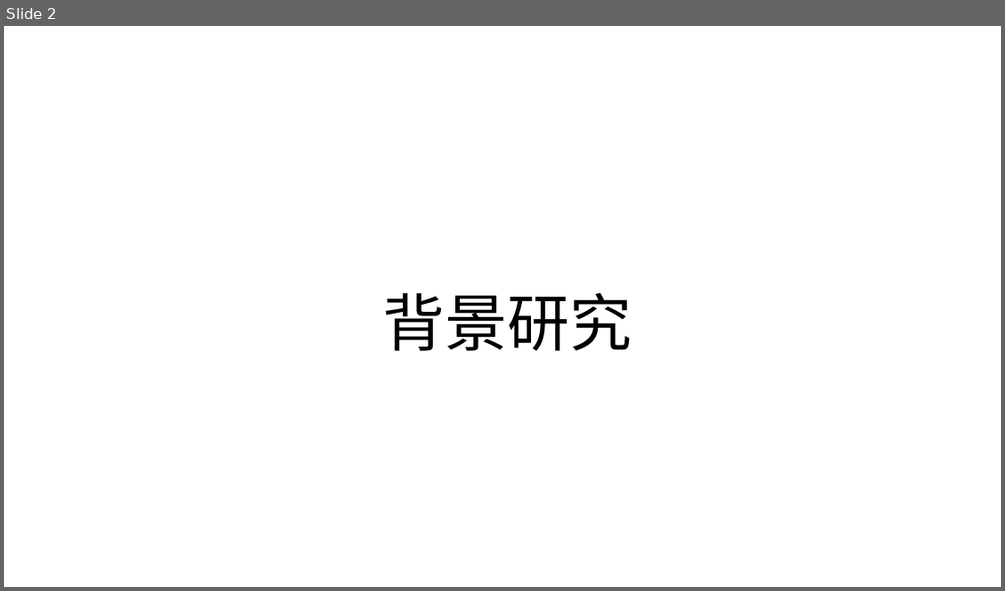
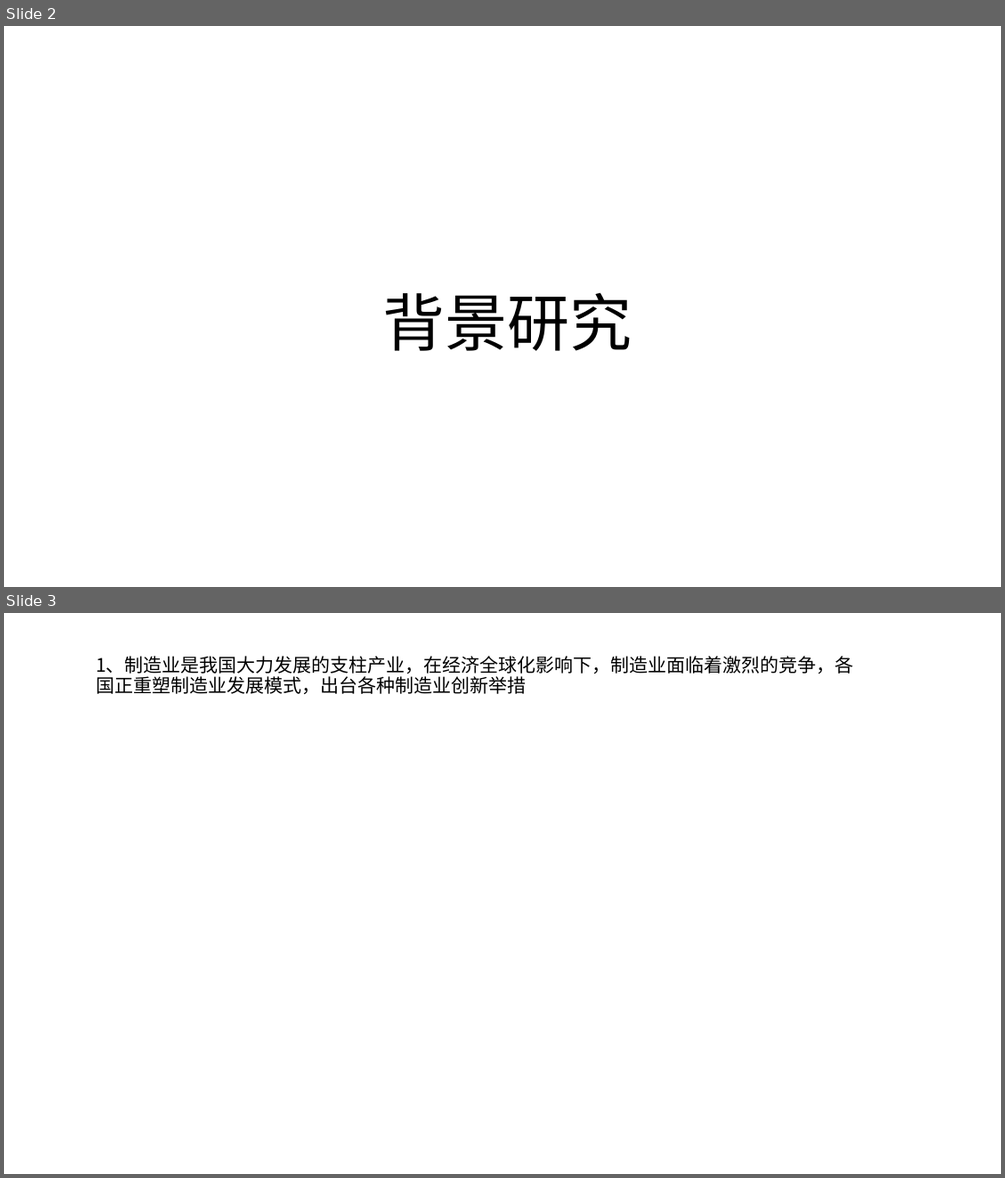
Before and after one commit to WeileLiang/FinalPro, a slide deck: 毕业答辩PPT/新建 Microsoft PowerPoint 演示文稿.pptx. Shown one above the other, each under a label of ours: slide 2 before the commit, slides 2 and 3 after it. The pictures are 1005x591 and 1005x1178 pixels, drawn with LibreOffice and Linux fonts; fonts in the diff are those of the drawing. Boxes give left, top, right and bottom in pixels: in the first picture for what was removed or moved away, otherwise in the second. Text is boxed around its words. In the diff, an @@ line names an element or a change of style, - is before the commit and + after.

```diff
--- a/毕业答辩PPT/新建 Microsoft PowerPoint 演示文稿.pptx
+++ b/毕业答辩PPT/新建 Microsoft PowerPoint 演示文稿.pptx
@@ slide 3 added at [4,613,1001,1174], background #FFFFFF @@
@@ subtitle added at [96,656,854,694], 18 pt, text #000000 @@
+1、制造业是我国大力发展的支柱产业，在经济全球化影响下，制造业面临着激烈的竞争，各国正重塑制造业发展模式，出台各种制造业创新举措
```
Also in this commit, not shown: 1 slide removed, 1 other file.
